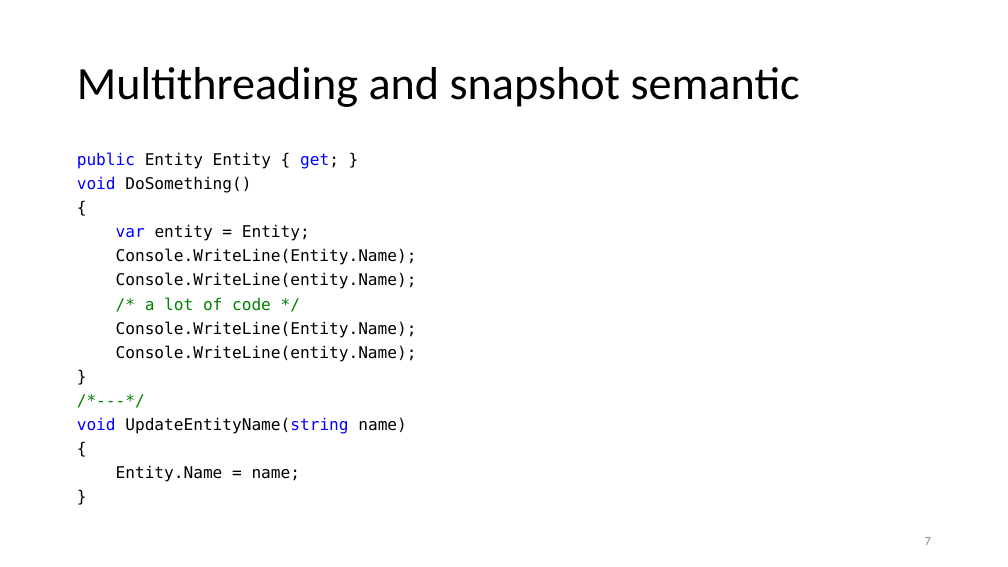
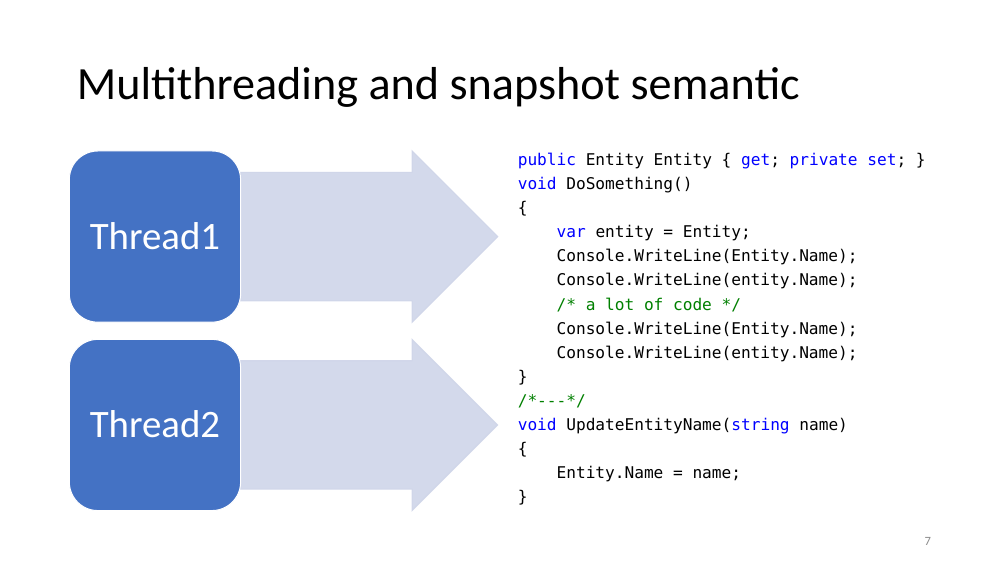
Before and after one commit to kugushev/presentations, a slide deck: slide 7 of Presentation.pptx. Drawn at 1008x567 pixels with LibreOffice and Linux fonts; fonts in the diff are those of the drawing. Boxes give left, top, right and bottom in pixels: in the first picture for what was removed or moved away, otherwise in the second. Text is boxed around its words. In the diff, an @@ line names an element or a change of style, - is before the commit and + after.

```diff
--- a/Presentation.pptx
+++ b/Presentation.pptx
@@ text "public Entity Entity { get; ...": place and size @@
-text "public Entity Entity { get; ..." at bbox=[77, 152, 417, 482]
+text "public Entity Entity { get; ..." at bbox=[518, 152, 906, 482]
@@ text at bbox=[518, 152, 906, 169]: text changed; text colour #000000 to #0000FF @@
-public Entity Entity { get; }
+public Entity Entity { get; private set; }
@@ group added at bbox=[70, 151, 498, 511]: 2 right arrows, 2 rounded rectangles, 2 texts @@
+Thread1
+Thread2
```
Also in this commit, not shown: 4 other slides changed, 3 slides added, 3 other files.
